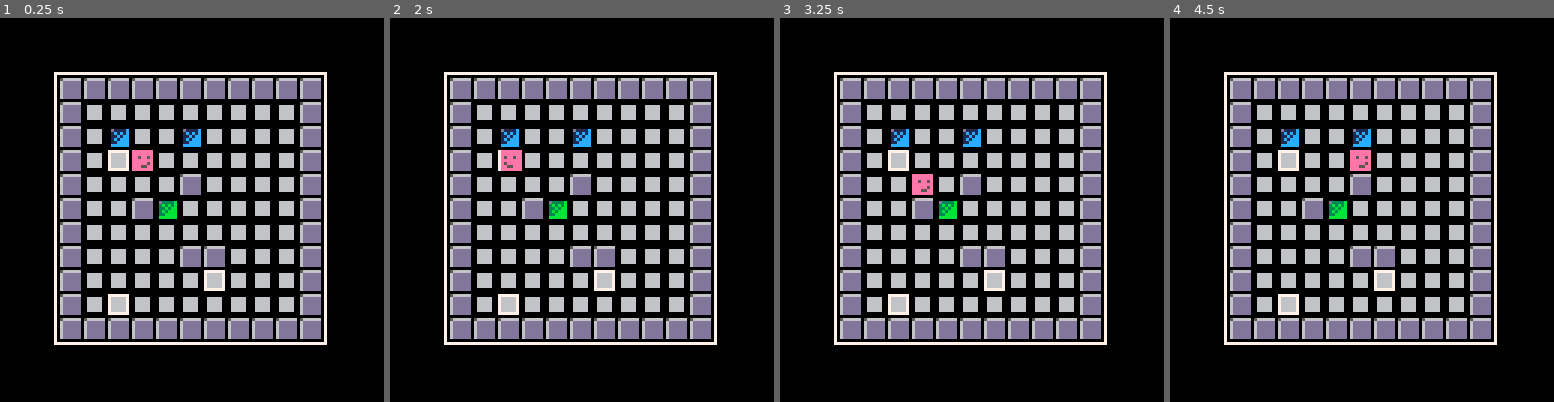
Above: before the commit, frames 1-4 (left to right).
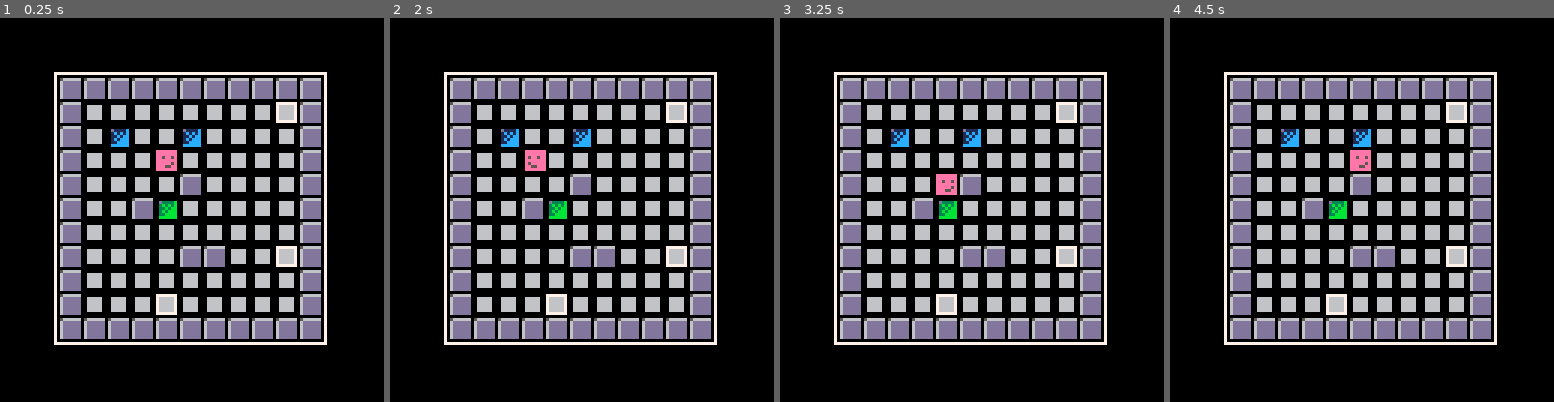
Above: after the commit, the same moments.

Repository: ymendel/parabox
Game: PICO-8 cartridge parabox.p8
Same seed, same stepped clock (60 frames per second), same inputs: the game is played once before the commit and once after it.
Inputs:
- Up to frame 1 (0.25 s): no input
- Up to frame 2 (2 s): hold Left from 1.97 s (still down)
- Up to frame 3 (3.25 s): release Left at 2.37 s; hold Down 2.42-2.82 s; hold Right from 2.87 s (still down)
- Up to frame 4 (4.5 s): release Right at 3.53 s; hold Up 3.58-4.08 s; hold Right from 4.13 s (still down)

The runs differ from the first frame. In frame 1, 1.5% of the frame differs, in the area x 28-78%, y 21-78%; in frame 2, 1.4%; in frame 3, 1.5%; in frame 4, 0.9%.

Commit message:
get target positions from level data
That was easy enough.

Diff:
--- a/game.lua
+++ b/game.lua
@@ -3,15 +3,15 @@
 
   local level1=[[
 XXXXXXXXXXX
-X.........X
+X........oX
 X.b..b....X
-X..P......X
+X...P.....X
 X....X....X
 X..Xb.....X
 X.........X
-X....XX...X
+X....XX..oX
 X.........X
-X.........X
+X...o.....X
 XXXXXXXXXXX]]
 
   add(levels,level1)
@@ -120,7 +120,6 @@
     {[1]=3,[12]=11},
     {[1]=2,[12]=8}
   }
-  local pos_tgts={}
 
   for j=1,level.rows do
     local line=level.lines[j]
@@ -130,6 +129,7 @@
       -- printh(char,"blah")
 
       local mx,my=i-1,j-1
+      local mpos={x=mx,y=my}
       local tile=17
 
       if (char=="X") then
@@ -142,20 +142,14 @@
           y=my,
         }
         add(boxes,nb)
-      elseif (char==".") then
-        add(pos_tgts, {x=mx,y=my})
+      elseif (char=="o") then
+        add(tgts,mpos)
       elseif (char=="P") then
-        player_pos={x=mx,y=my}
+        player_pos=mpos
       end
 
       mset(mx,my,tile)
     end
-  end
-
-  for box in all(boxes) do
-    local tgt=rnd(pos_tgts)
-    add(tgts,tgt)
-    del(pos_tgts,tgt)
   end
 end
 
